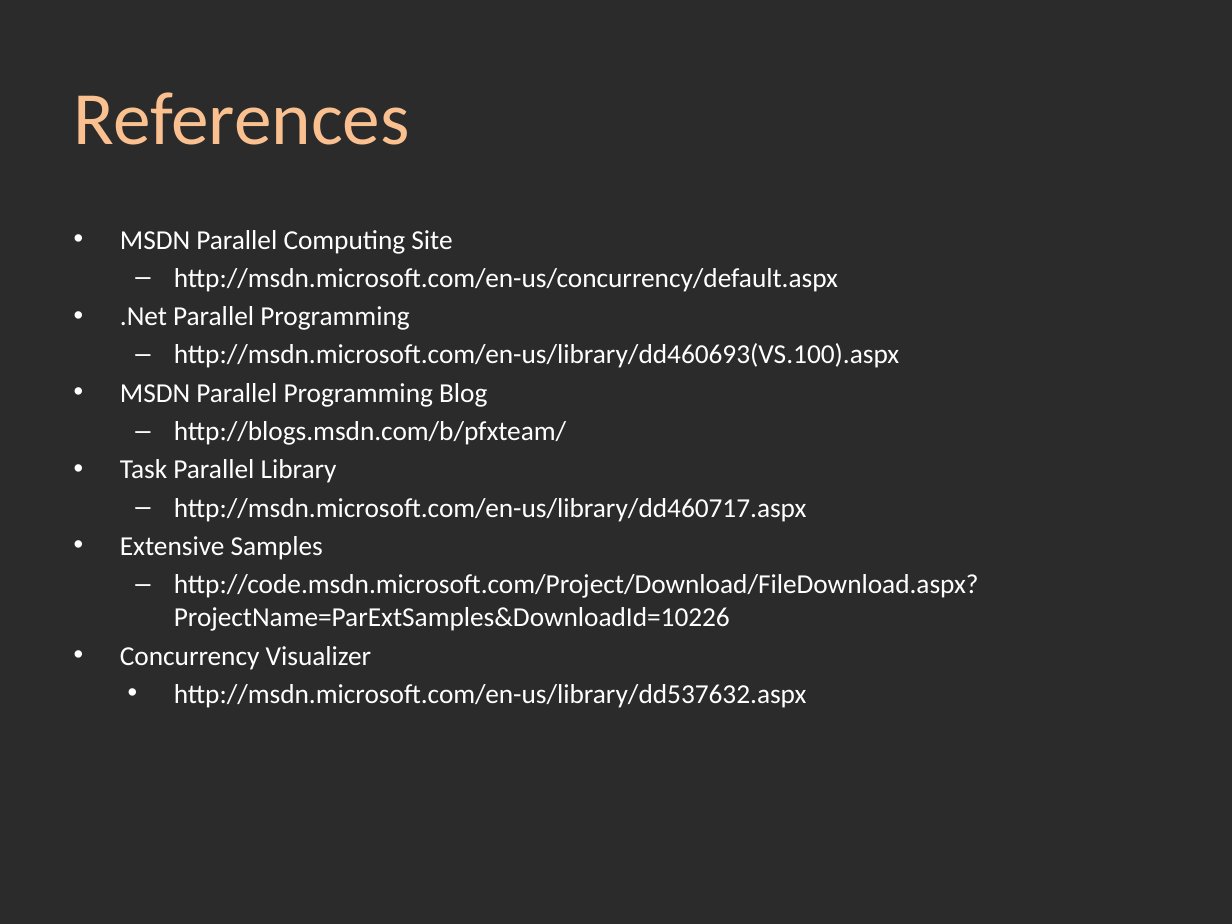
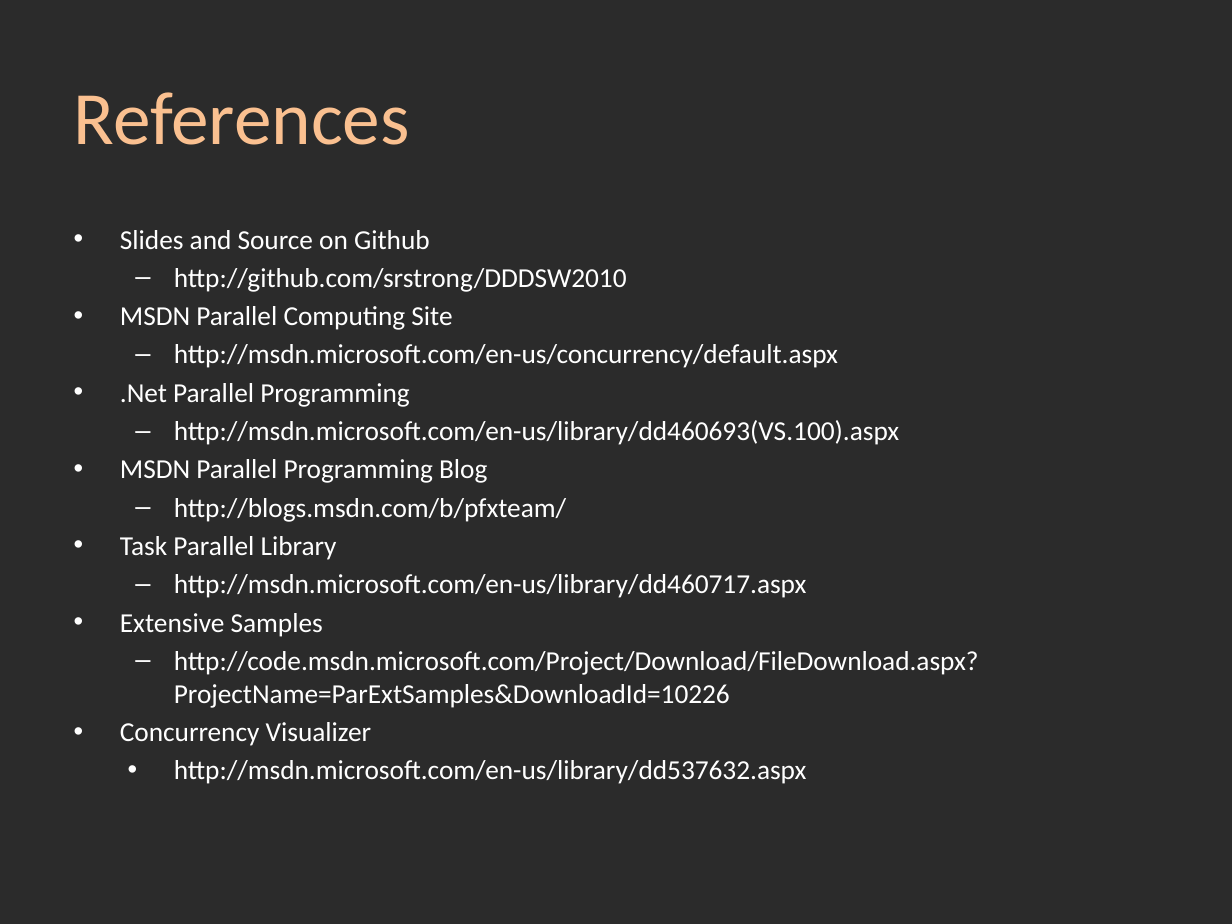
Before and after one commit to srstrong/DDDSW2010, a slide deck: slide 35 of Task Parallel Library.pptx (slide 34 before the commit). Drawn at 1232x924 pixels with LibreOffice and Linux fonts; fonts in the diff are those of the drawing; background and template pictures are left out; a plain dark background stands for a picture behind light text. Boxes give left, top, right and bottom in pixels: in the first picture for what was removed or moved away, otherwise in the second. Text is boxed around its words. In the diff, an @@ line names an element or a change of style, - is before the commit and + after.

```diff
--- a/Task Parallel Library.pptx
+++ b/Task Parallel Library.pptx
@@ text at <box>120,230,627,292</box>: paragraphs added @@
+• Slides and Source on Github
+  – http://github.com/srstrong/DDDSW2010
```
Also in this commit, not shown: 1 other slide changed, 1 slide added.
